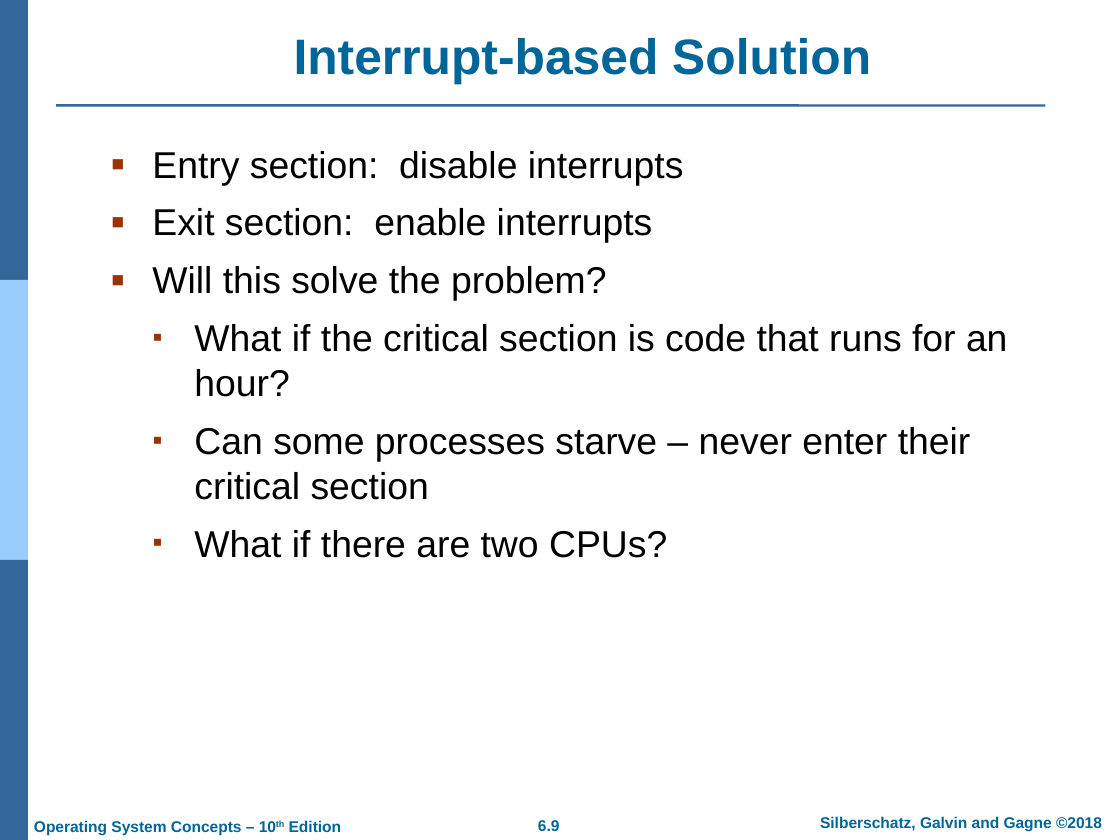
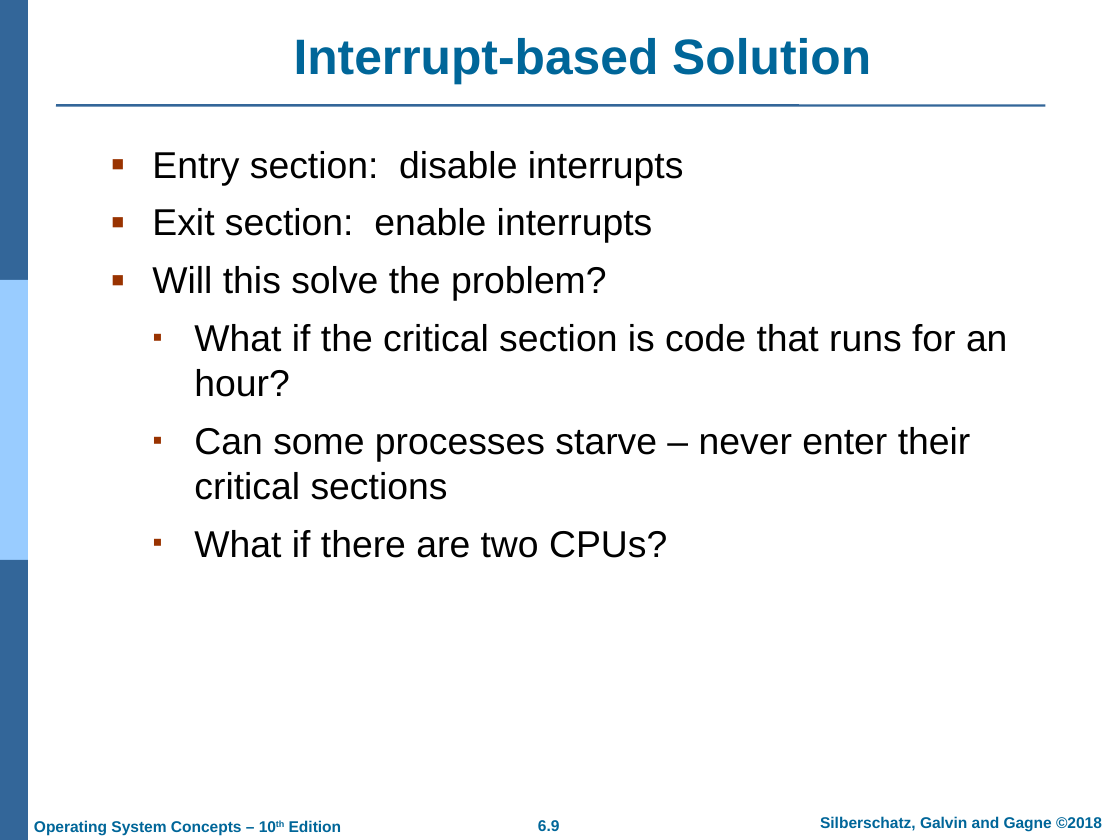
Before and after one commit to chriswjh/chriswjh.github.io, a slide deck: slide 9 of OSu/Chap06.pptx. Drawn at 1120x840 pixels with LibreOffice and Linux fonts; fonts in the diff are those of the drawing; background and template pictures are left out. Boxes give left, top, right and bottom in pixels: in the first picture for what was removed or moved away, otherwise in the second. Text is boxed around its words. In the diff, an @@ line names an element or a change of style, - is before the commit and + after.

```diff
--- a/OSu/Chap06.pptx
+++ b/OSu/Chap06.pptx
@@ text at (194, 427, 971, 500): text changed @@
-    ▪ Can some processes starve – never enter their critical section
+    ▪ Can some processes starve – never enter their critical sections
```
Also in this commit, not shown: 8 other slides changed, 5 other files.
